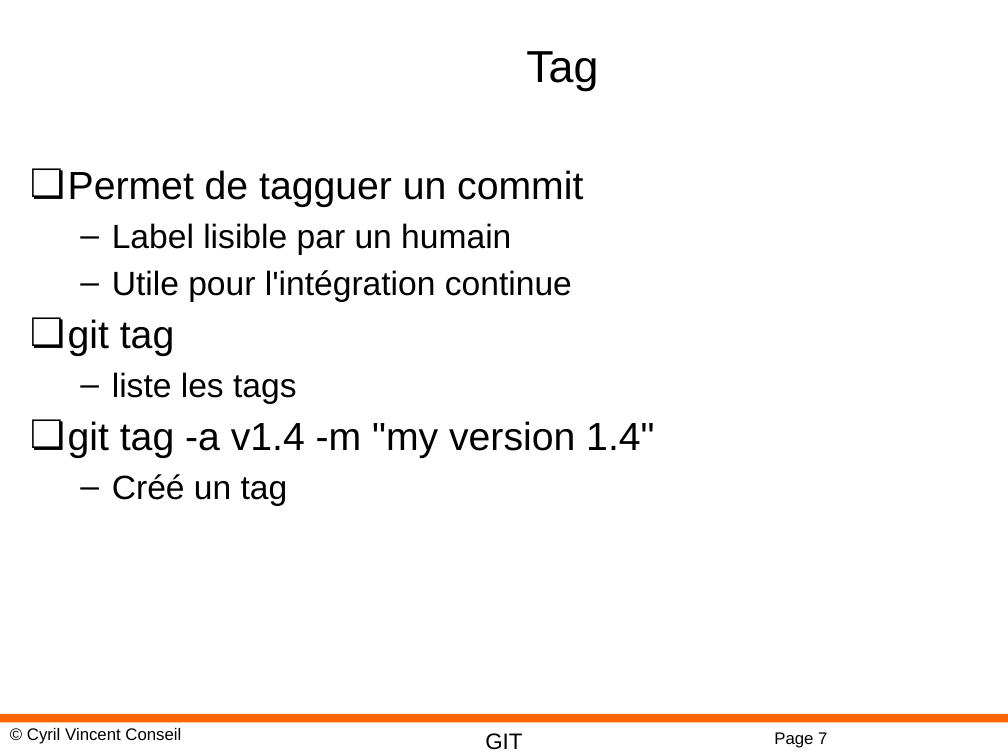
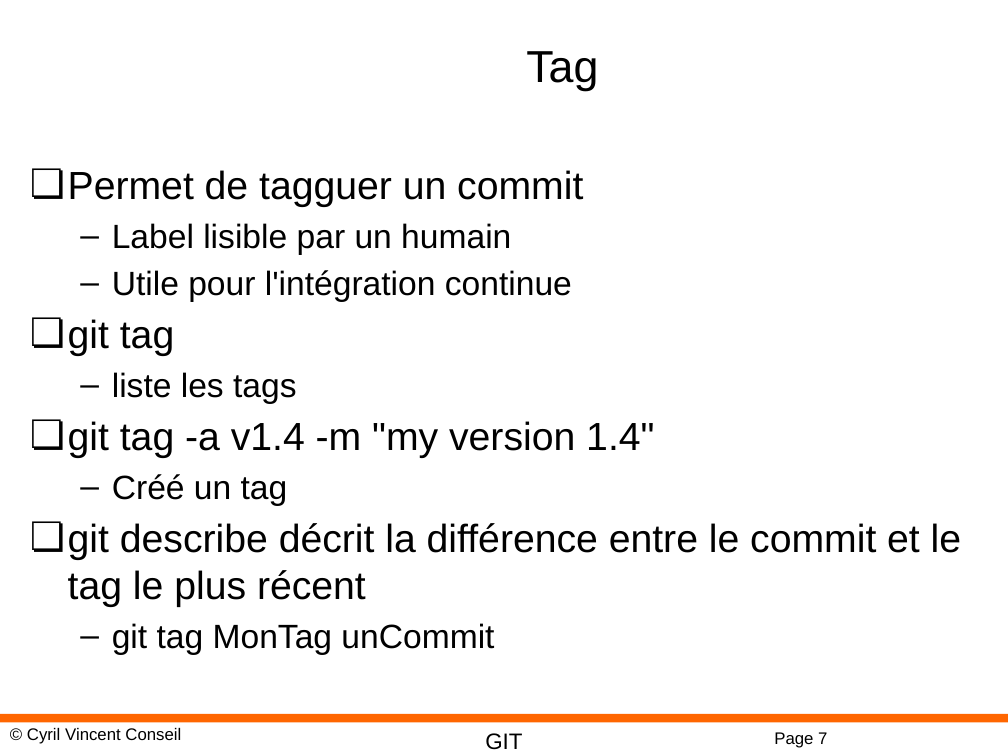
Before and after one commit to cyrilvincent/git, a slide deck: slide 7 of ppt/GIT06-Advanced.pptx. Drawn at 1008x756 pixels with LibreOffice and Linux fonts; fonts in the diff are those of the drawing; background and template pictures are left out. Boxes give left, top, right and bottom in pixels: in the first picture for what was removed or moved away, otherwise in the second. Text is boxed around its words. In the diff, an @@ line names an element or a change of style, - is before the commit and + after.

```diff
--- a/ppt/GIT06-Advanced.pptx
+++ b/ppt/GIT06-Advanced.pptx
@@ text at box(68, 523, 962, 655): paragraphs added @@
+❏ git describe décrit la différence entre le commit et le tag le plus récent
+  – git tag MonTag unCommit
```
Also in this commit, not shown: 3 other files.
